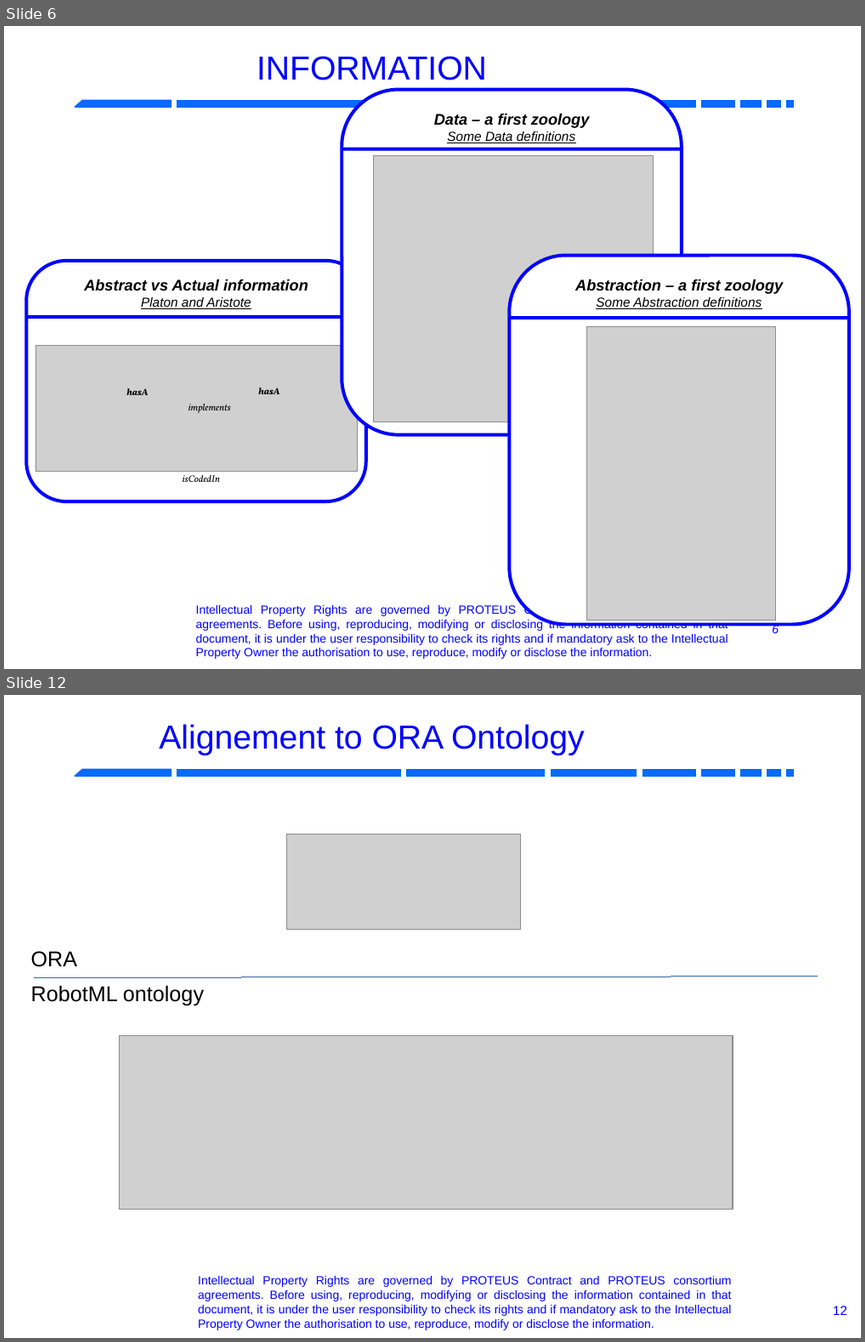
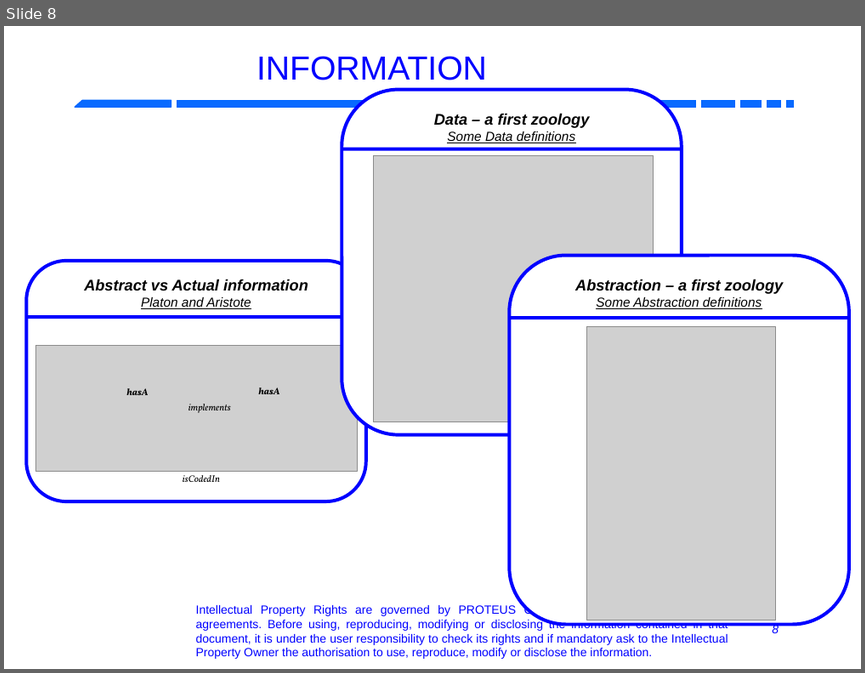
Before and after one commit to RobotML/RobotML, a slide deck: Ontologies/ORA/Meetings/20131103-IROS-Tokyo/R4.1.6-P5.9-ARoboticOntology.odp. Shown one above the other, each under a label of ours: slides 6 and 12 before the commit, slide 8 after it; the slides between them are not shown. The pictures are 865x1342 and 865x673 pixels, drawn with LibreOffice and Linux fonts; fonts in the diff are those of the drawing; grey boxes stand for pictures; background and template pictures are left out. Boxes give left, top, right and bottom in pixels: in the first picture for what was removed or moved away, otherwise in the second. Text is boxed around its words. In the diff, an @@ line names an element or a change of style, - is before the commit and + after.

```diff
--- a/Ontologies/ORA/Meetings/20131103-IROS-Tokyo/R4.1.6-P5.9-ARoboticOntology.odp
+++ b/Ontologies/ORA/Meetings/20131103-IROS-Tokyo/R4.1.6-P5.9-ARoboticOntology.odp
@@ slide 12 removed at (4, 695, 861, 1338), background #FFFFFF; not listed: 9 template elements that a slide beside it also shows @@
@@ title removed at (159, 724, 585, 755) @@
-Alignement to ORA Ontology
@@ picture removed at (287, 834, 521, 929) @@
@@ text removed at (31, 951, 78, 967) @@
-ORA
@@ text removed at (31, 985, 204, 1006) @@
-RobotML ontology
@@ line removed from (34, 978) to (817, 976) @@
@@ picture removed at (119, 1035, 732, 1209) @@
@@ text removed at (198, 1276, 732, 1330) @@
-Intellectual Property Rights are governed by PROTEUS Contract and PROTEUS consortium agreements. Before using, reproducing, modifying or disclosing the information contained in that document, it is under the user responsibility to check its rights and if mandatory ask to the Intellectual Property Owner the authorisation to use, reproduce, modify or disclose the information.
@@ page number removed at (833, 1305, 847, 1315) @@
-12
@@ what was slide 6 is now slide 8 @@
@@ page number at (772, 624, 778, 636): text changed @@
-6
+8
```
Also in this commit, not shown: 9 slides changed, 4 slides added, 3 other slides removed.
